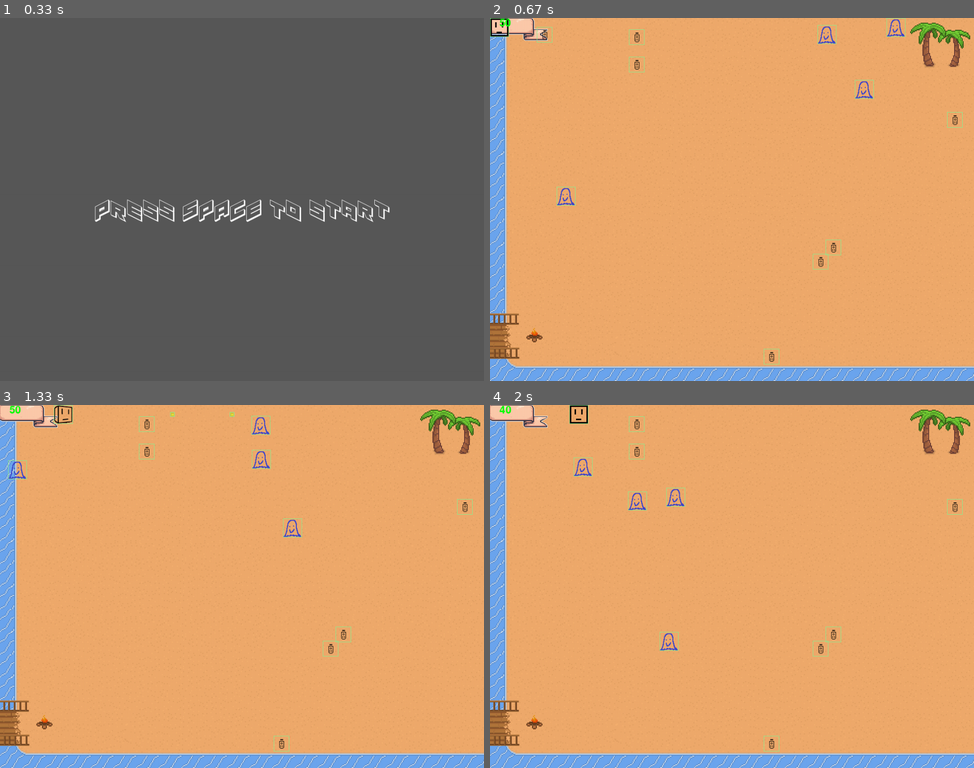
Above: before the commit, frames 1-4 (two rows, left to right).
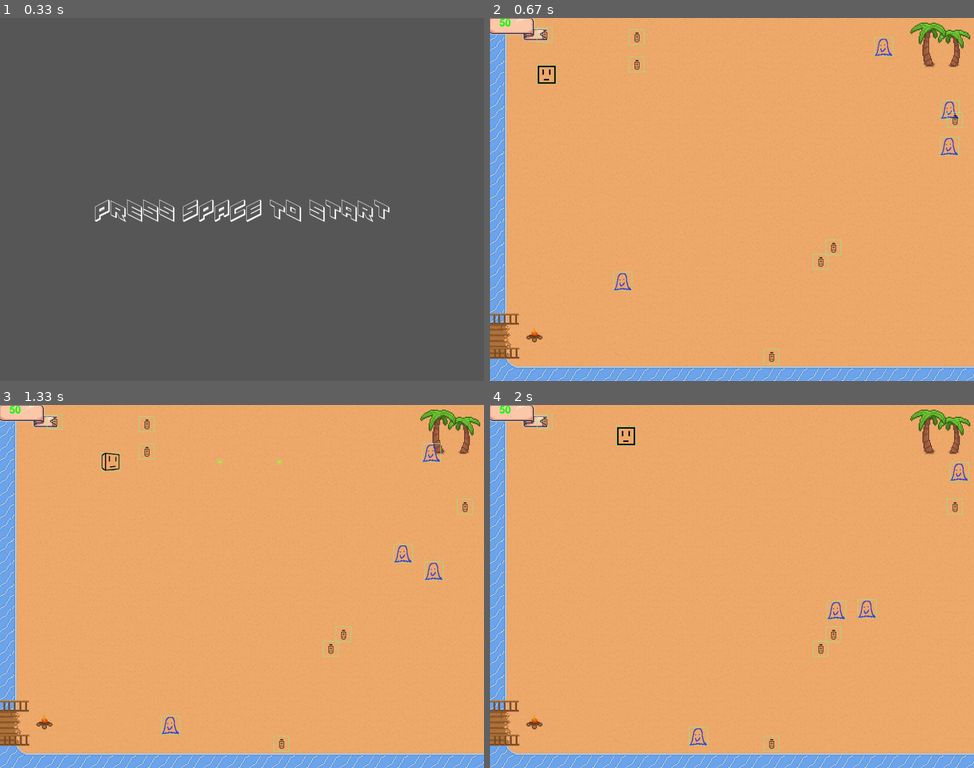
Above: after the commit, the same moments.

Repository: Justinalovado/my_pygame
Game: pygame game, started from main.py
The game is run twice, just before and just after one commit, with the same random seed, the same clock (stepped at 60 frames per second) and the same inputs.
Inputs:
- Up to frame 1 (0.33 s): no input
- Up to frame 2 (0.67 s): tap Space at 0.33 s
- Up to frame 3 (1.33 s): hold K 0.67-1.13 s; hold D 0.67-1.13 s; hold D from 1.17 s (still down)
- Up to frame 4 (2 s): release D at 1.63 s; hold W 1.67-1.97 s; tap K at 1.82 s

Frame 1 is identical in both runs. In frame 2, 0.9% of the frame differs, in the area x 0-97%, y 0-76%; in frame 3, 1.0%; in frame 4, 1.1%, in the area x 1-99%, y 0-94%.

Commit message:
partially refined code for cleaner design

Diff:
--- a/Entity.py
+++ b/Entity.py
@@ -1,5 +1,6 @@
 from random import randint
 from sys import flags
+from numpy import histogram
 import pygame
 
 pygame.init()
@@ -21,16 +22,21 @@
 HEALTH_FONT = pygame.font.Font("font/xeros_karma.ttf", 32)
 
 class Player:
-    def __init__(self) -> None:
-        self.x = 0
-        self.y = 0
+    def __init__(self, x, y) -> None:
+        # self.x = 0
+        # self.y = 0
+        # self.width = self.img.get_width()
+        # self.height = self.img.get_height()
+        # self.hitbox = self.img.get_rect()
         self.health = 50
         self.attack_point = 10
         self.speed = 3
         self.img = PLAYER_CENTER
-        self.width = self.img.get_width()
-        self.height = self.img.get_height()
-        self.hitbox = self.img.get_rect()
+
+
+        self.hitbox = pygame.Rect(x, y, self.img.get_width(), self.img.get_height())
+
+
         self.is_invincible = False
         self.invinc_countdown = 0
         self.bulletVelocity = (1, 1)
@@ -53,8 +59,10 @@
     def attack(self, projectiles):
         if self.is_reloaded and not self.is_overloaded(projectiles):
             projectiles.append(Bullet(
-                self.x + self.width / 2,
-                self.y + self.width / 2,
+                # self.x + self.width / 2,
+                self.hitbox.centerx,
+                # self.y + self.width / 2,
+                self.hitbox.centery,
                 self.attack_point,
                 self.bulletVelocity[0],
                 self.bulletVelocity[1],
@@ -97,17 +105,19 @@
             self.img = PLAYER_CENTER
         if velocity != (0, 0) and not self.remote_bullet_item:
             self.bulletVelocity = velocity
-        self.x, self.y = self.x + velocity[0], self.y + velocity[1]
+        # self.x, self.y = self.x + velocity[0], self.y + velocity[1]
         pygame.Rect.move_ip(self.hitbox, velocity[0], velocity[1])
         if self.is_outbound():
-            self.x, self.y = self.x - velocity[0], self.y - velocity[1]
+            # self.x, self.y = self.x - velocity[0], self.y - velocity[1]
             pygame.Rect.move_ip(self.hitbox, -velocity[0], -velocity[1])
 
     def is_outbound(self):
-        screen_right = 1024 - self.width
-        screen_bottom = 768 - self.width
-        return True if (self.x < 0 or self.x > screen_right or self.y < 0
-                        or self.y > screen_bottom) else False
+        screen_right = 1024 - self.hitbox.width
+        screen_bottom = 768 - self.hitbox.height
+        return True if (self.hitbox.left < 0 or
+                        self.hitbox.left > screen_right or
+                        self.hitbox.top < 0 or
+                        self.hitbox.top > screen_bottom) else False
 
     def is_taking_melee(self, enemies):
         for enemy in enemies:
@@ -128,7 +138,7 @@
         return self.health <= 0
 
     def show(self, screen, show_hitbox=True):
-        screen.blit(self.img, (self.x, self.y))
+        screen.blit(self.img, (self.hitbox.left, self.hitbox.top))
         if show_hitbox:
             pygame.draw.rect(screen, "lightgreen", self.hitbox, width=1)
         health_txt = HEALTH_FONT.render(str(self.health), True, 'green', None)
@@ -148,11 +158,16 @@
 class Enemy:
     def __init__(self, x=None, y=None) -> None:
         self.img = pygame.image.load("img/enemy.png").convert_alpha()
-        self.width = self.img.get_width()
-        self.height = self.img.get_height()
-        self.x = x if x != None else randint(0, 1024 - self.width)
-        self.y = y if y != None else randint(0, 768 - self.width)
-        self.hitbox = pygame.Rect(self.x, self.y, self.width, self.height)
+        width = self.img.get_width()
+        height = self.img.get_height()
+        self.hitbox = pygame.Rect(
+            x if x != None else randint(0, 1024 - width),
+            y if y != None else randint(0, 768 - height),
+            width,
+            height
+        )
+        # self.x = x if x != None else randint(0, 1024 - self.width)
+        # self.y = y if y != None else randint(0, 768 - self.width)
         self.health = 30
         self.velocity = (randint(1, 3), randint(1, 3))
         self.attack_point = 10
@@ -162,21 +177,25 @@
         self.move()
 
     def move(self):
-        self.x, self.y = self.x - self.velocity[0], self.y - self.velocity[1]
-        screen_right = 1024 - self.width
-        screen_bottom = 768 - self.width
-        if self.x < 0 or self.x > screen_right:
+        # self.x, self.y = self.x - self.velocity[0], self.y - self.velocity[1]
+        screen_right = 1024 - self.hitbox.width
+        screen_bottom = 768 - self.hitbox.height
+        if self.hitbox.left < 0 or self.hitbox.left > screen_right:
             self.velocity = (-self.velocity[0], self.velocity[1])
-        if self.y < 0 or self.y > screen_bottom:
+        if self.hitbox.top < 0 or self.hitbox.top > screen_bottom:
             self.velocity = (self.velocity[0], -self.velocity[1])
-        self.x, self.y = self.x - self.velocity[0], self.y - self.velocity[1]
-        self.hitbox = pygame.Rect(self.x, self.y, self.width, self.height)
+
+        # self.x, self.y = self.x - self.velocity[0], self.y - self.velocity[1]
+        # self.hitbox = pygame.Rect(self.x, self.y, self.width, self.height)
+        pygame.Rect.move_ip(self.hitbox, self.velocity[0], self.velocity[1])
 
     def is_outbound(self):
-        screen_right = 1024 - self.width
-        screen_bottom = 768 - self.width
-        return True if (self.x < 0 or self.x > screen_right or self.y < 0
-                        or self.y > screen_bottom) else False
+        screen_right = 1024 - self.hitbox.width
+        screen_bottom = 768 - self.hitbox.height
+        return True if (self.hitbox.left < 0 or
+                        self.hitbox.left > screen_right or
+                        self.hitbox.top < 0 or
+                        self.hitbox.top > screen_bottom) else False
 
     def take_dmg(self, dmg, source=None):
         self.health -= dmg
@@ -185,7 +204,7 @@
         else:
             print(f"{self.name} took eMOtional dmg, current health is {self.health}")
     def show(self, screen, show_hitbox=True):
-        screen.blit(self.img, (self.x, self.y))
+        screen.blit(self.img, (self.hitbox.left, self.hitbox.top))
         if show_hitbox:
             pygame.draw.rect(screen, "lightgreen", self.hitbox, width=1)
 
--- a/Item.py
+++ b/Item.py
@@ -1,14 +1,11 @@
 from random import randint
 import pygame
+
 
 
 class Weapon:
     def __init__(self) -> None:
         self.color = (0, 0, 255)
-
-class Init_items:
-    def __init__(self) -> None:
-        self.list = [Remote_controlled_bullet]
 
 class Remote_controlled_bullet:
     def __init__(self, x=None, y=None) -> None:
@@ -25,8 +22,6 @@
         self.show(screen)
         if self.is_picked_up(player):
             items.remove(self)
-            print(items)
-
 
 
     def is_picked_up(self, player):
@@ -38,3 +33,5 @@
         screen.blit(self.img, (self.x, self.y))
         if show_hitbox:
             pygame.draw.rect(screen, "lightgreen", self.hitbox, width=1)
+
+ITEM_LIST = [Remote_controlled_bullet]
--- a/main.py
+++ b/main.py
@@ -2,7 +2,7 @@
 from sys import exit
 import pygame
 from Entity import Enemy, Player
-from Item import Init_items
+from Item import ITEM_LIST
 # initialization
 pygame.init()
 clock = pygame.time.Clock()
@@ -19,20 +19,20 @@
 def initialise_game():
     screen.fill((88,88,88))
     global player
-    player = Player()
+    player = Player(100, 100)
     global enemies
     enemies = []
     global projectiles
     projectiles = []
     global game_state
-    itemlist = Init_items()
+    game_state = "gameset"
+    # itemlist = Init_items()
     global items
     items = []
     for i in range(randint(MIN_ITEM, MAX_ITEM)):
-        items.append(itemlist.list[randint(0, len(itemlist.list)-1)]())
+        items.append(ITEM_LIST[randint(0, len(ITEM_LIST)-1)]())
     print(items)
 
-    game_state = "gameset"
     for i in range(randint(3,5)):
         enemies.append(Enemy())
     global revive_gauge
--- a/utility.py
+++ b/utility.py
@@ -78,7 +78,8 @@
         t = [point.x, point.y] if point else [targetX, targetY]
         vB = [t[0] - self.x, t[1] - self.y]
         return acos(dot(vA, vB)/(mod(vA)*mod(vB)))
-
+    def to_tup(self):
+        return (self.x, self.y)
 class Body:
     def __init__(self,topLeftX, topLeftY, width, height, img) -> None:
         self.hitbox = pygame.Rect(topLeftX, topLeftY, width=width, height=height)
